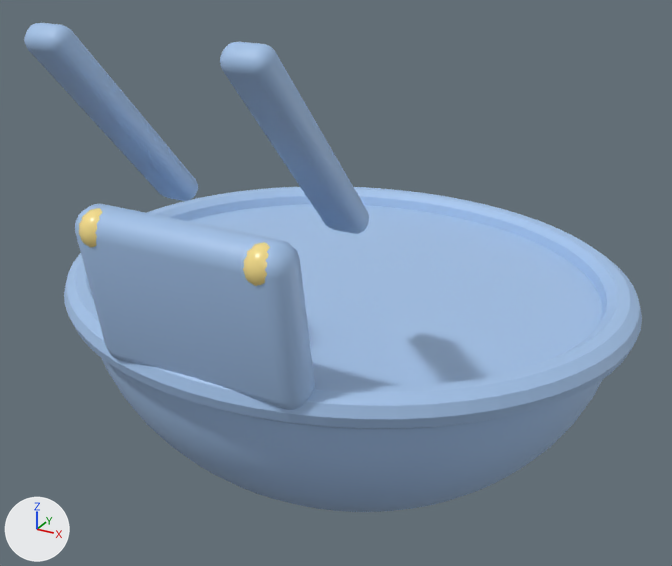
An edit to the FBX model Assets/Models/Hamster/Costumes/overalls.fbx, drawn before and after from the same camera.
Both versions are drawn from a 50 mm camera at (0.277, -0.516, 0.395) aimed at (0.003, -0.018, 0.146). The lights are fixed; the arrows at lower left show +X, +Y and +Z. The first picture is the older version. Where no turn or scale is listed for an object, it has been applied to the vertices.
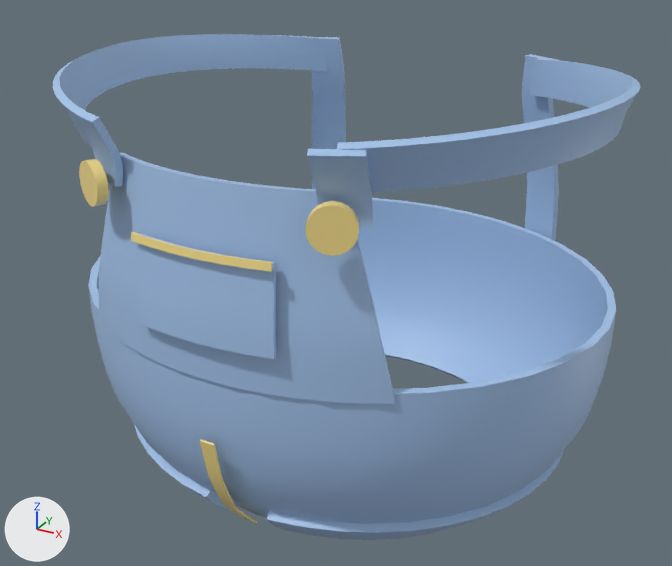
What differs and where, as boxes [x1, y1, x2, y2] in the pictures (672 x 566 px):
'Sphere155', reshaped, moved, turned, rescaled
    before: [102, 204, 603, 512]
    after: [88, 198, 616, 524]
'Overalls_Bib', added (blue)
    after: [98, 153, 395, 404]
'ChamferBox004', deleted (blue)
    before: [75, 204, 315, 410]
'Torus021', deleted (blue)
    before: [64, 187, 642, 429]
'Overalls_StrapTR', added (blue)
    after: [337, 58, 641, 192]
'Overalls_Pocket', added (blue)
    after: [135, 233, 276, 359]
'Overalls_StrapTL', added (blue)
    after: [53, 34, 328, 149]
'ChamferBox006', deleted (blue)
    before: [220, 42, 369, 234]
'ChamferBox005', deleted (blue)
    before: [24, 23, 198, 201]
'Overalls_CuffR', added
    after: [267, 368, 563, 540]
'Overalls_StrapFR', added (blue)
    after: [307, 149, 373, 227]
'Overalls_StrapBR', added (blue)
    after: [522, 54, 559, 241]
'Overalls_StrapBL', added (blue)
    after: [306, 37, 346, 189]
'Overalls_ButtonR', added (yellow)
    after: [305, 201, 359, 256]
'Overalls_StrapFL', added (blue)
    after: [81, 113, 123, 187]
'Overalls_PocketStitch', added (yellow)
    after: [131, 232, 272, 272]
'Overalls_ButtonL', added (yellow)
    after: [79, 159, 109, 207]
'Overalls_Seam', added (yellow)
    after: [200, 440, 257, 524]
'Overalls_CuffL', added (mostly hidden)
    after: [135, 356, 392, 511]
'Sphere157', deleted (yellow)
    before: [243, 242, 270, 286]
'Sphere156', deleted (yellow)
    before: [79, 208, 102, 248]
part 1 of me_mesh, deleted (blue)
    before: [102, 204, 603, 512]
part 2 of me_mesh, added (blue)
    after: [88, 198, 616, 524]

Diff of the bpy script that builds the scene:
```diff
--- a/Assets/Models/Hamster/Costumes/overalls.fbx.py
+++ b/Assets/Models/Hamster/Costumes/overalls.fbx.py
@@ me_mesh @@
 # used by ob_sphere155; parent = ob_exportroot; location = (0.0, 0.0, 5.6); rotation_euler = (3.142, 0.0, 0.0), in degrees (180, 0, 0); scale = (7.2, 6.4, 5.8)
-me_mesh.from_pydata(...)  # 1090 vertices, 1152 faces; spans x -1.0..1.0, y -1.0..1.0, z 0.0..1.0
+me_mesh.from_pydata(...)  # 936 vertices, 1872 faces; spans x -7.06..7.06, y -6.24..6.24, z -2.45..2.45
+# me_mesh part 1: 1090 vertices removed from x -1.0..1.0, y -1.0..1.0, z 0.0..1.0
+# me_mesh part 2: 936 vertices added at x -7.06..7.06, y -6.24..6.24, z -2.45..2.45
 me_mesh.materials.append(mat_cs_denim)
@@ ob_chamferbox005 @@
-ob_chamferbox005 = bpy.data.objects.new('ChamferBox005', me_mesh_002)
@@ ob_chamferbox004 @@
-ob_chamferbox004 = bpy.data.objects.new('ChamferBox004', me_mesh_001)
@@ ob_torus021 @@
-ob_torus021 = bpy.data.objects.new('Torus021', me_mesh_006)
@@ ob_sphere156 @@
-ob_sphere156 = bpy.data.objects.new('Sphere156', me_mesh_003)
@@ ob_sphere157 @@
-ob_sphere157 = bpy.data.objects.new('Sphere157', me_mesh_005)
@@ ob_chamferbox006 @@
-ob_chamferbox006 = bpy.data.objects.new('ChamferBox006', me_mesh_004)
@@ ob_sphere155 @@
 ob_sphere155.parent = ob_exportroot
-ob_sphere155.location = (0.0, 0.0, 5.6)
-ob_sphere155.rotation_euler = (3.142, 0.0, 0.0)  # degrees (180, 0, 0)
-ob_sphere155.scale = (7.2, 6.4, 5.8)
+ob_sphere155.location = (0.0, 0.0, 3.351)
@@ ob_overalls_buttonl @@
+ob_overalls_buttonl = bpy.data.objects.new('Overalls_ButtonL', me_mesh_005_1)  # 42 vertices, 80 faces; spans x -0.0128..0.0128, y -0.0084..0.0084, z -0.0127..0.0127; in mat_cs_gold (yellow #fbe38f)
+ob_overalls_buttonl.location = (-0.0744, -0.1519, 0.2413)
@@ ob_overalls_pocketstitch @@
+ob_overalls_pocketstitch = bpy.data.objects.new('Overalls_PocketStitch', me_mesh_011)  # 28 vertices, 52 faces; spans x -0.0444..0.0444, y -0.0034..0.0034, z -0.0024..0.0024; in mat_cs_gold (yellow #fbe38f)
+ob_overalls_pocketstitch.location = (0.0, -0.1616, 0.2181)
@@ ob_overalls_cuffr @@
+ob_overalls_cuffr = bpy.data.objects.new('Overalls_CuffR', me_mesh_014)  # 126 vertices, 248 faces; spans x -0.07..0.07, y -0.139..0.139, z -0.014..0.014; in mat_cs_denim (blue #a4c4ea)
+ob_overalls_cuffr.location = (0.0879, 0.0, 0.0339)
@@ ob_overalls_pocket @@
+ob_overalls_pocket = bpy.data.objects.new('Overalls_Pocket', me_mesh_010)  # 70 vertices, 136 faces; spans x -0.0451..0.0451, y -0.0064..0.0064, z -0.0255..0.0255; in mat_cs_denim (blue #a4c4ea)
+ob_overalls_pocket.location = (0.0, -0.1595, 0.193)
@@ ob_overalls_strapfr @@
+ob_overalls_strapfr = bpy.data.objects.new('Overalls_StrapFR', me_mesh_006_1)  # 30 vertices, 56 faces; spans x -0.0139..0.0139, y -0.0135..0.0135, z -0.0203..0.0203; in mat_cs_denim (blue #a4c4ea)
+ob_overalls_strapfr.location = (0.0754, -0.1448, 0.2591)
@@ ob_overalls_strapbl @@
+ob_overalls_strapbl = bpy.data.objects.new('Overalls_StrapBL', me_mesh_004_1)  # 66 vertices, 128 faces; spans x -0.0166..0.0166, y -0.017..0.017, z -0.0714..0.0714; in mat_cs_denim (blue #a4c4ea)
+ob_overalls_strapbl.location = (-0.0888, 0.1327, 0.2085)
@@ ob_overalls_strapbr @@
+ob_overalls_strapbr = bpy.data.objects.new('Overalls_StrapBR', me_mesh_008)  # 66 vertices, 128 faces; spans x -0.0166..0.0166, y -0.017..0.017, z -0.0714..0.0714; in mat_cs_denim (blue #a4c4ea)
+ob_overalls_strapbr.location = (0.0888, 0.1327, 0.2085)
@@ ob_overalls_straptr @@
+ob_overalls_straptr = bpy.data.objects.new('Overalls_StrapTR', me_mesh_007)  # 150 vertices, 296 faces; spans x -0.053..0.053, y -0.137..0.137, z -0.018..0.018; in mat_cs_denim (blue #a4c4ea)
+ob_overalls_straptr.location = (0.124, -0.012, 0.2713)
@@ ob_overalls_buttonr @@
+ob_overalls_buttonr = bpy.data.objects.new('Overalls_ButtonR', me_mesh_009)  # 42 vertices, 80 faces; spans x -0.0128..0.0128, y -0.0084..0.0084, z -0.0127..0.0127; in mat_cs_gold (yellow #fbe38f)
+ob_overalls_buttonr.location = (0.0744, -0.1519, 0.2413)
@@ ob_overalls_straptl @@
+ob_overalls_straptl = bpy.data.objects.new('Overalls_StrapTL', me_mesh_003_1)  # 150 vertices, 296 faces; spans x -0.054..0.054, y -0.141..0.141, z -0.018..0.018; in mat_cs_denim (blue #a4c4ea)
+ob_overalls_straptl.location = (-0.127, -0.0118, 0.2695)
@@ ob_overalls_cuffl @@
+ob_overalls_cuffl = bpy.data.objects.new('Overalls_CuffL', me_mesh_013)  # 126 vertices, 248 faces; spans x -0.07..0.07, y -0.139..0.139, z -0.014..0.014; in mat_cs_denim (blue #a4c4ea)
+ob_overalls_cuffl.location = (-0.0879, 0.0, 0.0339)
@@ ob_overalls_bib @@
+ob_overalls_bib = bpy.data.objects.new('Overalls_Bib', me_mesh_001_1)  # 286 vertices, 568 faces; spans x -0.101..0.101, y -0.016..0.016, z -0.056..0.056; in mat_cs_denim (blue #a4c4ea)
+ob_overalls_bib.location = (0.0, -0.1438, 0.1981)
@@ ob_overalls_seam @@
+ob_overalls_seam = bpy.data.objects.new('Overalls_Seam', me_mesh_012)  # 28 vertices, 52 faces; spans x -0.0048..0.0048, y -0.0206..0.0206, z -0.0411..0.0411; in mat_cs_gold (yellow #fbe38f)
+ob_overalls_seam.location = (0.0, -0.1428, 0.0631)
@@ ob_overalls_strapfl @@
+ob_overalls_strapfl = bpy.data.objects.new('Overalls_StrapFL', me_mesh_002_1)  # 30 vertices, 56 faces; spans x -0.0139..0.0139, y -0.0135..0.0135, z -0.0203..0.0203; in mat_cs_denim (blue #a4c4ea)
+ob_overalls_strapfl.location = (-0.0754, -0.1448, 0.2591)
```
